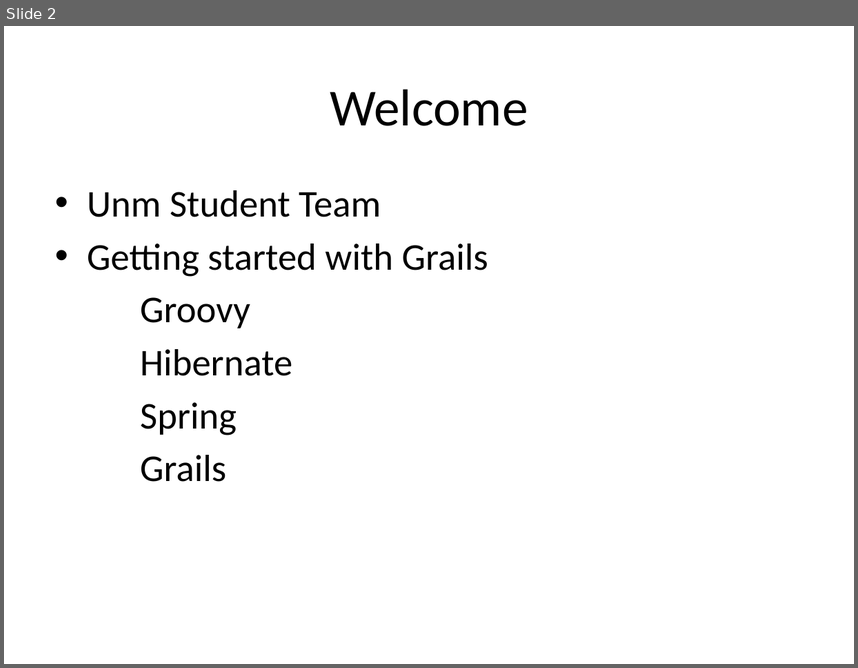
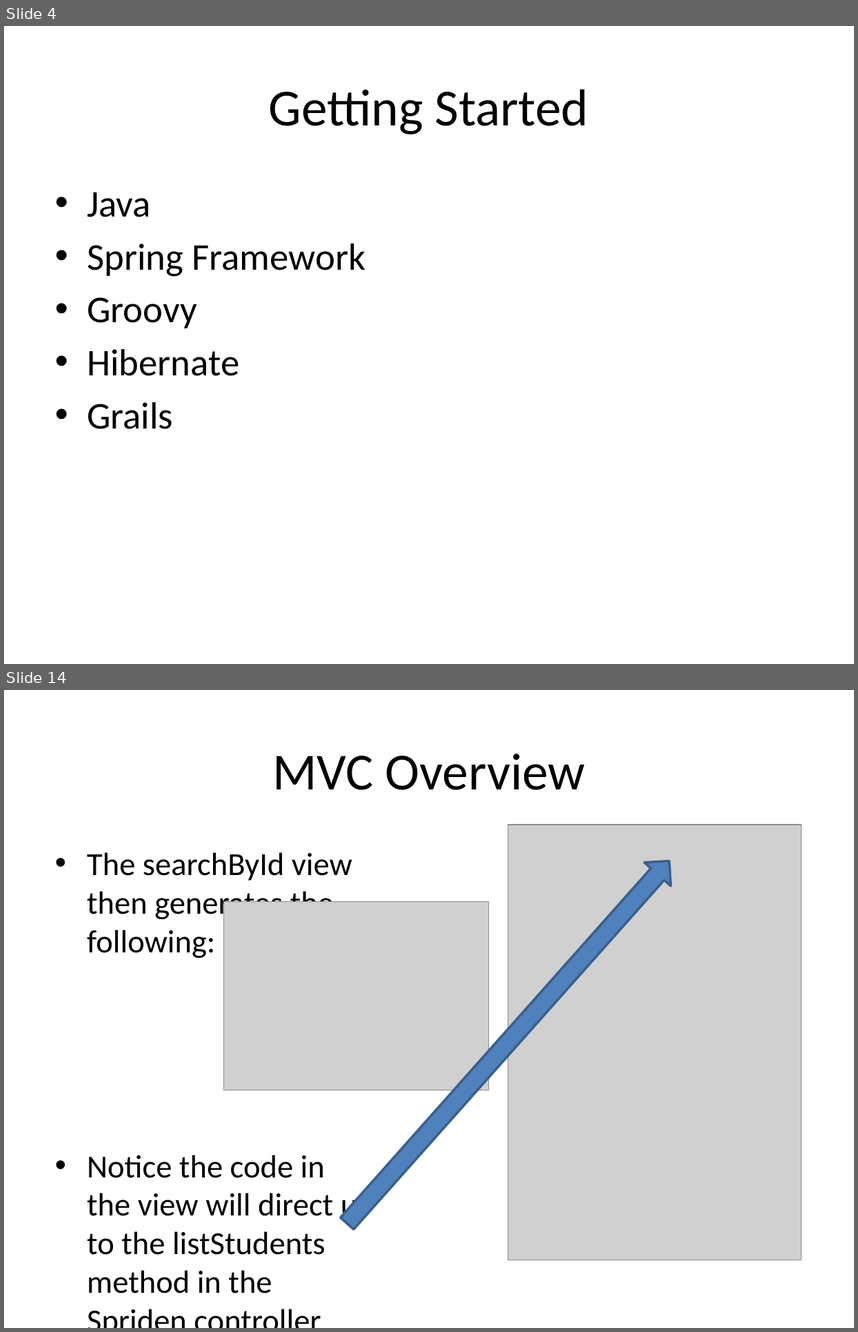
Before and after one commit to unm-sis/SpridenSearch, a slide deck: docs/GGpresentation.pptx. Shown one above the other, each under a label of ours: slide 2 before the commit, slides 4 and 14 after it; the slides between them are not shown. The pictures are 858x668 and 858x1332 pixels, drawn with LibreOffice and Linux fonts; fonts in the diff are those of the drawing; grey boxes stand for pictures; background and template pictures are left out. Boxes give left, top, right and bottom in pixels: in the first picture for what was removed or moved away, otherwise in the second. Text is boxed around its words. In the diff, an @@ line names an element or a change of style, - is before the commit and + after.

```diff
--- a/docs/GGpresentation.pptx
+++ b/docs/GGpresentation.pptx
@@ slide 14 added at box(4, 690, 854, 1328), background #FFFFFF @@
@@ title added at box(272, 753, 586, 790), 44 pt, text #000000 @@
+MVC Overview
@@ picture added at box(508, 825, 802, 1259) @@
@@ text added at box(87, 852, 370, 1293), 27.2 pt, text #000000 @@
+• The searchById view then generates the following:
+• Notice the code in the view will direct us to the listStudents method in the Spriden controller
@@ right arrow added at box(334, 849, 682, 1234), fill #4F81BD, outline #3A5F8C 2 pt @@
@@ picture added at box(223, 902, 488, 1090) @@
@@ what was slide 2 is now slide 4 @@
@@ slide 4 changed as well @@
@@ title at box(269, 89, 589, 134): text changed @@
-Welcome
+Getting Started
@@ text at box(87, 192, 366, 276): text changed @@
-• Unm Student Team
-• Getting started with Grails
+• Java
+• Spring Framework
@@ text at box(87, 297, 239, 429): bullet none to • @@
@@ text at box(140, 402, 237, 435): paragraph removed @@
-Spring
```
Also in this commit, not shown: 7 other slides changed, 11 other slides added.
